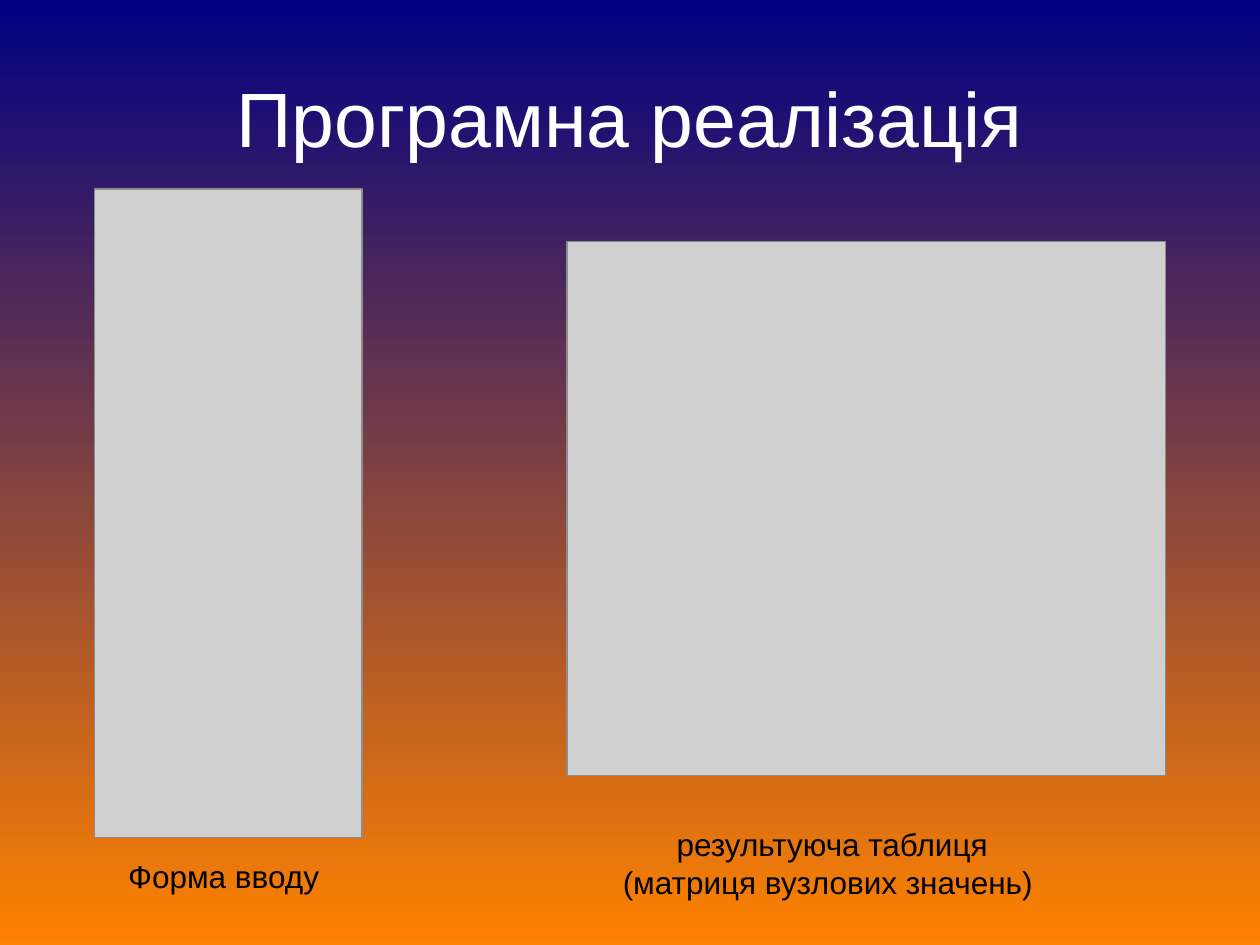
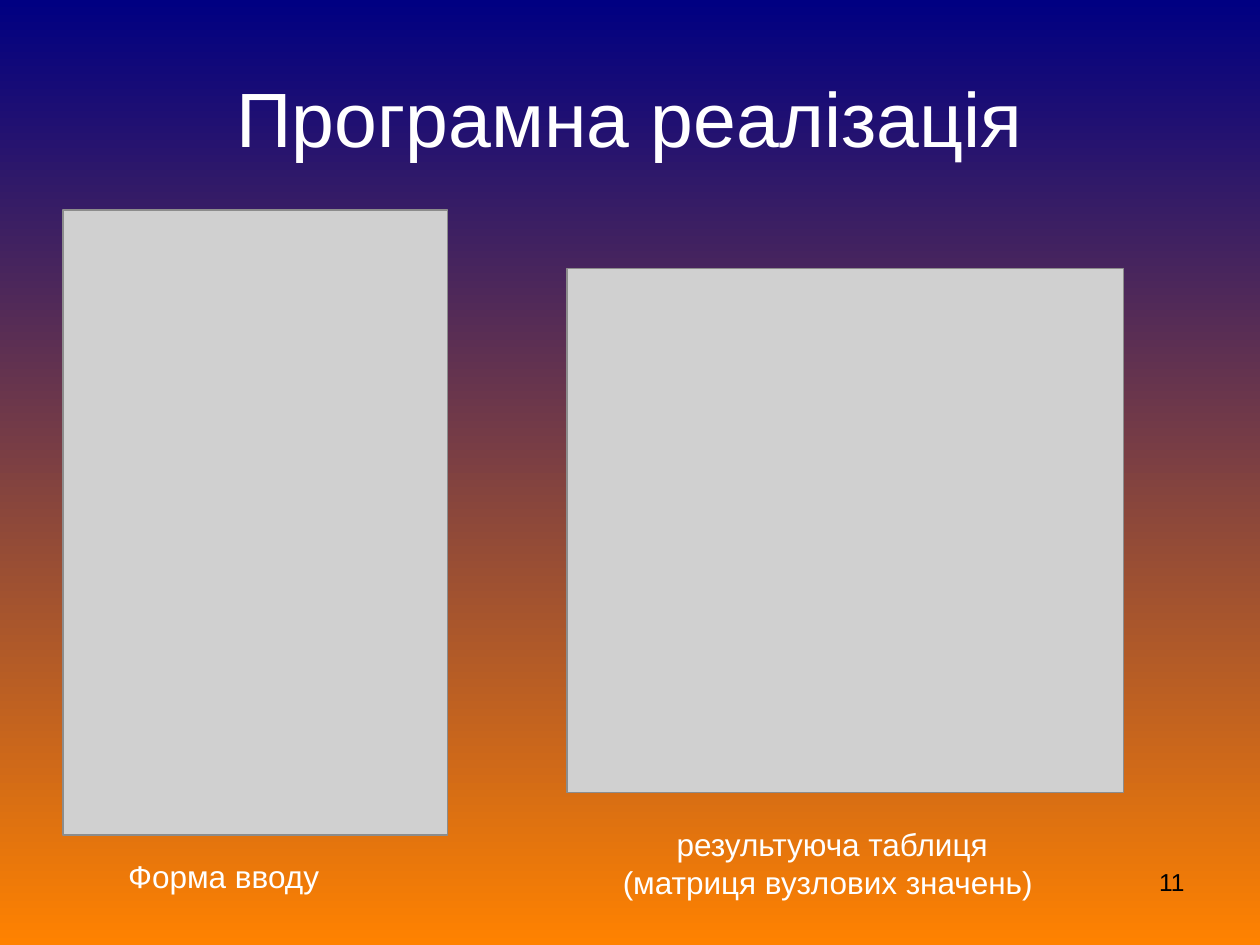
Before and after one commit to Ev1lSoda/FEM, a slide deck: slide 11 of дипломна/Дипломна робота.pps (slide 19 before the commit). Drawn at 1260x945 pixels with LibreOffice and Linux fonts; fonts in the diff are those of the drawing; grey boxes stand for pictures. Boxes give left, top, right and bottom in pixels: in the first picture for what was removed or moved away, otherwise in the second. Text is boxed around its words. In the diff, an @@ line names an element or a change of style, - is before the commit and + after.

```diff
--- a/дипломна/Дипломна робота.pps
+++ b/дипломна/Дипломна робота.pps
@@ picture: place and size @@
-picture at (94, 189, 362, 838)
+picture at (63, 210, 447, 835)
@@ picture: place and size @@
-picture at (567, 242, 1166, 776)
+picture at (567, 268, 1124, 793)
@@ text "результуюча таблиця" at (623, 833, 1033, 900): text colour #000000 to #FFFFFF @@
@@ text "Форма вводу" at (128, 866, 319, 894): text colour #000000 to #FFFFFF @@
@@ page number added at (1159, 874, 1184, 891), 14 pt, text #000000 @@
+11
```
Also in this commit, not shown: 9 other slides changed, 7 slides added, 13 slides removed, 8 other files.
